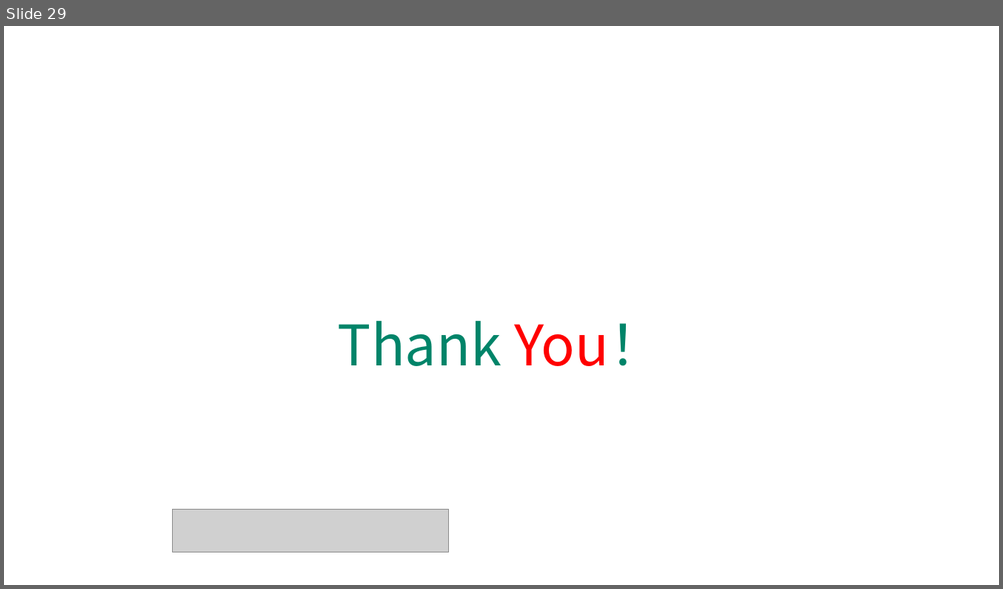
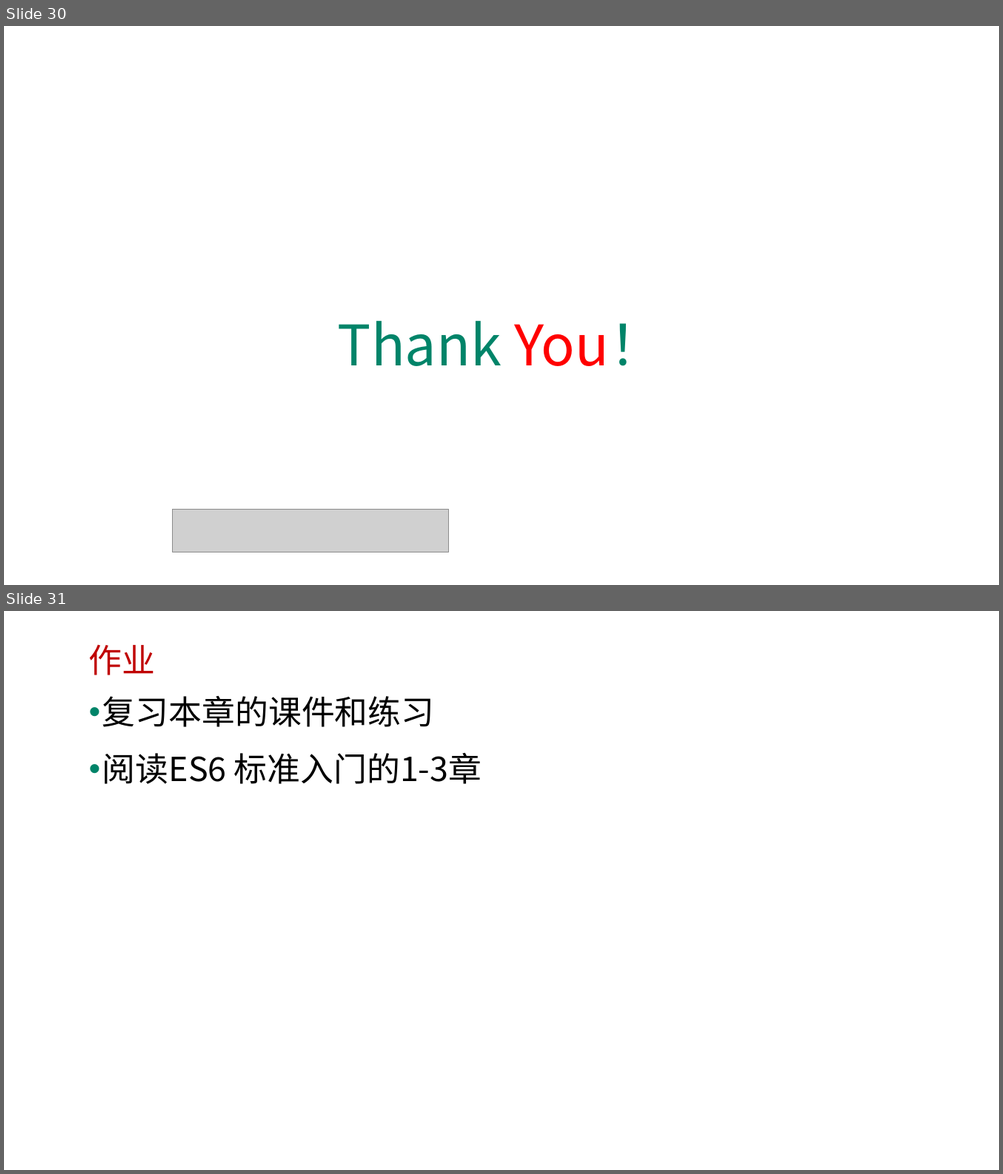
Before and after one commit to edu2act/course-javascript-advanced, a slide deck: 课程PPT/13.ECMAScript 6 一.pptx. Shown one above the other, each under a label of ours: slide 29 before the commit, slides 30 and 31 after it. The pictures are 1003x589 and 1003x1174 pixels, drawn with LibreOffice and Linux fonts; fonts in the diff are those of the drawing; grey boxes stand for pictures; background and template pictures are left out. Boxes give left, top, right and bottom in pixels: in the first picture for what was removed or moved away, otherwise in the second. Text is boxed around its words. In the diff, an @@ line names an element or a change of style, - is before the commit and + after.

```diff
--- a/课程PPT/13.ECMAScript 6 一.pptx
+++ b/课程PPT/13.ECMAScript 6 一.pptx
@@ slide 31 added at <box>4,611,999,1170</box>, background picture (left out) @@
@@ text added at <box>88,644,155,675</box>, 32 pt, text #C00000 @@
+作业
@@ text added at <box>102,696,481,784</box>, 32 pt, text #000000 @@
+• 复习本章的课件和练习
+• 阅读ES6 标准入门的1-3章
@@ what was slide 29 is now slide 30 @@
```
Also in this commit, not shown: 9 slides changed, 1 other slide added, 11 other files.
